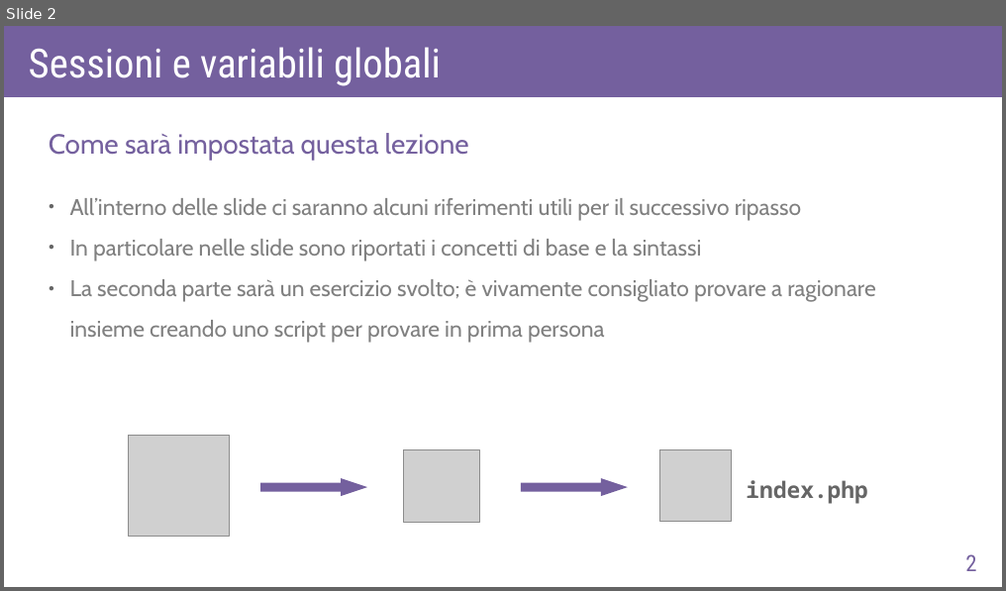
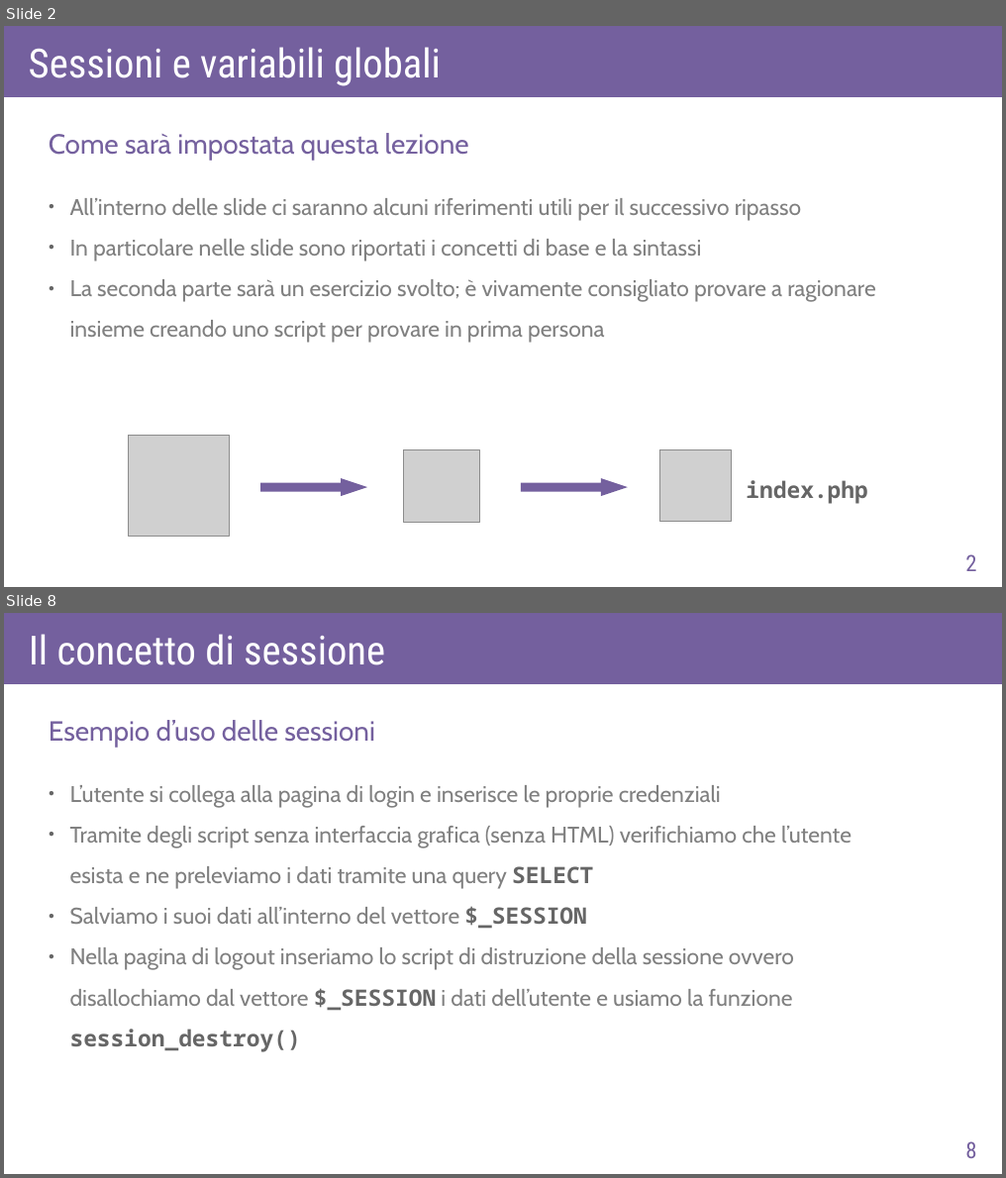
Before and after one commit to AlexF1789/corsoPHP, a slide deck: slide_odp/lez7.odp. Shown one above the other, each under a label of ours: slide 2 before the commit, slides 2 and 8 after it; the slides between them are not shown. The pictures are 1006x591 and 1006x1178 pixels, drawn with LibreOffice and Linux fonts; fonts in the diff are those of the drawing; grey boxes stand for pictures. Boxes give left, top, right and bottom in pixels: in the first picture for what was removed or moved away, otherwise in the second. Text is boxed around its words. In the diff, an @@ line names an element or a change of style, - is before the commit and + after.

```diff
--- a/slide_odp/lez7.odp
+++ b/slide_odp/lez7.odp
@@ slide 8 added at <box>4,613,1002,1174</box>, background #FFFFFF @@
@@ rectangle added at <box>4,613,1002,684</box>, fill #74609E @@
@@ text added at <box>29,634,385,665</box>, 32 pt, text #FFFFFF @@
+Il concetto di sessione
@@ text added at <box>49,720,375,747</box>, 22 pt, text #74609E @@
+Esempio d’uso delle sessioni
@@ text added at <box>70,785,851,1053</box>, 18 pt, text #808080 @@
+● L’utente si collega alla pagina di login e inserisce le proprie credenziali
+● Tramite degli script senza interfaccia grafica (senza HTML) verifichiamo che l’utente
+  esista e ne preleviamo i dati tramite una query SELECT
+● Salviamo i suoi dati all’interno del vettore $_SESSION
+● Nella pagina di logout inseriamo lo script di distruzione della sessione ovvero
+  disallochiamo dal vettore $_SESSION i dati dell’utente e usiamo la funzione
+  session_destroy()
@@ page number added at <box>965,1142,976,1158</box>, 18 pt, text #74609E @@
+8
```
Also in this commit, not shown: 8 other slides added, 1 slide removed, 32 other files.
